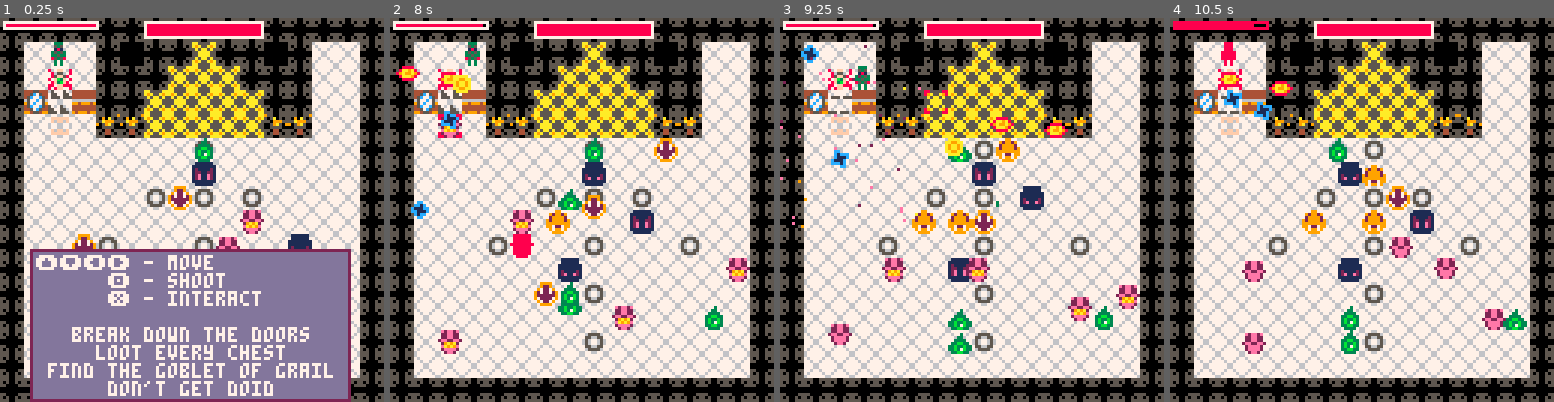
Above: before the commit, frames 1-4 (left to right).
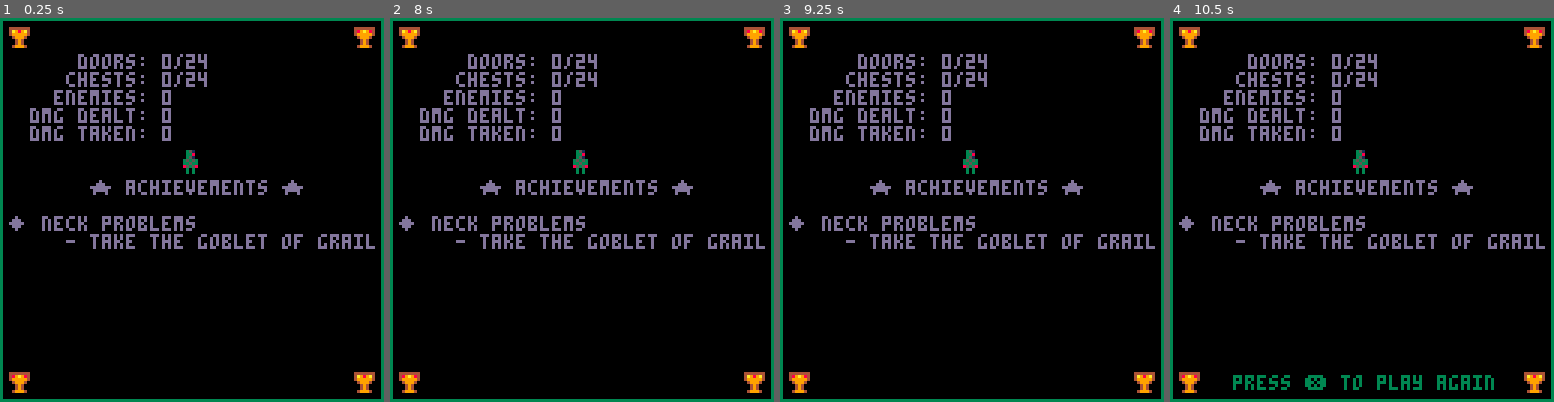
Above: after the commit, the same moments.

Repository: rledford/pico-door
Game: PICO-8 cartridge door.p8
The game is run twice, just before and just after one commit, with the same random seed, the same clock (stepped at 60 frames per second) and the same inputs.
Inputs:
- Up to frame 1 (0.25 s): no input
- Up to frame 2 (8 s): tap X (X key) at 0.33, 1.07, 1.85, 2.97, 4.08, 5.2, 6.32, 7.43 s; tap O (Z key) at 0.7, 1.7, 2.1, 2.5, 2.9, 3.3, 3.7, 4.1, 4.5, 4.9, 5.3, 5.7, 6.1, 6.5, 6.9, 7.3, 7.7 s; hold Right 1.6-2.1 s; hold Up 2.15-2.42 s; hold Right 2.47-3.03 s; hold Left 3.08-3.58 s; hold Down 3.63-3.97 s; hold Right 4.02-4.68 s; hold Up 4.73-5.03 s; hold Left 5.08-5.68 s; hold Down 5.73-6.03 s; hold Right 6.08-6.58 s; hold Right 6.63-7.13 s; hold Up 7.18-7.45 s; hold Right from 7.5 s (still down)
- Up to frame 3 (9.25 s): release Right at 8.07 s; tap O (Z key) at 8.1, 8.5, 8.9 s; hold Left 8.12-8.62 s; tap X (X key) at 8.55 s; hold Down 8.67-9 s; hold Right from 9.05 s (still down)
- Up to frame 4 (10.5 s): tap O (Z key) at 9.3, 9.7, 10.1 s; tap X (X key) at 9.67 s; release Right at 9.72 s; hold Up 9.77-10.07 s; hold Left from 10.12 s (still down)

The runs differ from the first frame. In frame 1, 88% of the frame differs, in the area x 0-100%, y 0-100%; in frame 2, 85%; in frame 3, 85%; in frame 4, 86%.

Commit message:
Add win screen and added stat info text methods.

Diff:
--- a/door.p8
+++ b/door.p8
@@ -188,7 +188,10 @@
 total_doors,
 enemies_destroyed,
 chests_looted,
-total_chests = 0,0,0,0,0
+total_chests,
+total_dmg_dealt,
+total_dmg_taken = 0,0,0,0,0,0,0
+
 
 -- boss --
 ----------
@@ -196,6 +199,8 @@
 has_shown_is_all_powerful_msg = false
 has_started_boss_room = false
 has_spoken_to_moose = false
+did_anger_moose = false
+did_take_the_artifact = true
 has_started_win_sequence = false
 max_boss_hp = 1 --12000
 boss_hp = max_boss_hp
@@ -212,17 +217,18 @@
 	calculate_stat_totals_from_map()
 	start_room_transition(0,0)
 	update_fn = game_update
-	show_toast_message({
-		"⬆️⬇️⬅️➡️ - move",
-		"      🅾️ - shoot",
-		"      ❎ - interact",
-		"",
-		"   break down the doors   ",
-		"     loot every chest     ",
-		" find the goblet of grail ",
-		"      don't get doid      ",
-	}, 750)
-	goto_boss_room()
+	-- show_toast_message({
+	-- 	"⬆️⬇️⬅️➡️ - move",
+	-- 	"      🅾️ - shoot",
+	-- 	"      ❎ - interact",
+	-- 	"",
+	-- 	"   break down the doors   ",
+	-- 	"     loot every chest     ",
+	-- 	" find the goblet of grail ",
+	-- 	"      don't get doid      ",
+	-- }, 750)
+	--goto_boss_room()
+	start_win_sequence()
 end
 
 function calculate_stat_totals_from_map()
@@ -284,7 +290,9 @@
 	-- 	end
 	-- end
 	-- print(tostr(difficulty), 0,16,8)
-	draw_ui()
+	if not has_started_win_sequence then
+		-- draw_ui()
+	end
 end
 
 -- game update --
@@ -343,6 +351,7 @@
 		this.dead = false
 	end,
 	take_damage=function(this, amt)
+		total_dmg_taken += amt
 		if this.dead then
 			return
 		end
@@ -537,13 +546,11 @@
 -------------------
 function show_toast_message(text_list,lifetime,callback)
 	local line_count = count(text_list)
-	local tmp_w,w,h,pad,lifetime = 0,0,line_count * 4,2,lifetime or 600
-	foreach(text_list, function(msg)
-		tmp_w = text_w_px(msg)
-		if tmp_w > w then
-			w = tmp_w
-		end
-	end)
+	local w,h,pad,lifetime =
+	get_total_text_width(text_list), -- w
+	count(text_list) * 4, -- h
+	2, -- pad
+	lifetime or 600 -- lifetime
 	w += pad * 2
 	h += pad * 2 + line_count * 2
 	local toast = {
@@ -746,36 +753,34 @@
 	init=function(this)
 		this.anim,
 		this.can_interact,
-		this.direction,
-		this.spd =
+		this.is_speaking,
+		this.explode_in_anger_timer =
 			make_animation({35,36}, 8), -- animation
 			false, -- can interact
-			{x=1,y=0}, -- direction
-			0.5 -- speed
-		this.is_angry = false
-		this.is_speaking = false
-		this.explode_in_anger_timer = 100
+			false, -- is speaking
+			150 -- explode timer
 	end,
 	update=function(this)
-		if this.is_angry then
+		if did_anger_moose then
 			this.explode_in_anger_timer -= 1
 			if this.explode_in_anger_timer <= 0 then
 				destroy_object(this)
 				for i=0,10 do
 					make_particle_group(this.x, this.y, this.anim.frames[this.anim.current_frame], 500)
 				end
+				mset(pos_to_tile(this.x),pos_to_tile(this.y), FLOOR_TILE)
 				show_toast_message({
 					"         r.i.p.        ",
 					"       mr. mooshe      "
-				},200)
+				},80)
 				return
 			end
 		end
 		this.anim.update()
-		this.can_interact = check_player_can_interact() and not this.is_speaking and not this.is_angry and flr(get_range(this, player)) <= TILE_SIZE
+		this.can_interact = check_player_can_interact() and not this.is_speaking and not did_anger_moose and flr(get_range(this, player)) <= TILE_SIZE
 		if this.can_interact and btnp(k_action) then
-			if has_spoken_to_moose and not this.is_angry then
-				this.is_angry = true
+			if has_spoken_to_moose and not did_anger_moose then
+				did_anger_moose = true
 				show_toast_message({
 					"destroy it or don't!",
 					"<gets unreasonably angry>",
@@ -1215,9 +1220,13 @@
 		ENEMY_GROUP
 	end,
 	update=function(this)
-		this.can_interact = check_player_can_interact() and flr(get_range(this, player)) <= TILE_SIZE
 		this.collidable = has_spoken_to_moose
 		this.targetable = has_spoken_to_moose
+		if not has_started_boss_room then
+			this.can_interact = check_player_can_interact() and flr(get_range(this, player)) <= TILE_SIZE
+		else
+			this.can_interact = check_player_can_interact() and flr(get_range(this, player)) <= TILE_SIZE and has_spoken_to_moose
+		end
 		if this.can_interact and btnp(k_action) then
 			if has_spoken_to_moose then
 				player.can_move = false
@@ -1229,7 +1238,7 @@
 					"     <mrrrrggghllhlhlh>     "
 				},
 				600,
-				start_evil_win_sequence
+				start_win_sequence
 			)
 				return
 			end
@@ -1262,7 +1271,7 @@
 				"          <boom>            "
 			},
 			600,
-			start_good_win_sequence
+			start_win_sequence
 		)
 	end
 }
@@ -1286,18 +1295,67 @@
 }
 
 function show_player_stats_toast()
-	show_toast_message({
+	local msg = {
 		"     health: "..tostr(flr(player.hp)).."/"..tostr(player.max_hp),
 		"     damage: "..tostr(player.projectile_damage),
 		"  fire dist: "..tostr(flr(30/player.projectile_speed/player.projectile_lifetime*30)*8),
 		"  fire rate: "..tostr(30/player.fire_rate).."/sec",
 		"target dist: "..tostr(player.auto_target_radius),
-		" difficulty: "..tostr(difficulty),
+		" difficulty: "..tostr(difficulty), -- remove this once final diff confirmed
 		"- - - - - - - - - - -",
+	}
+	add_each(msg, get_brief_world_stat_text())
+	show_toast_message(msg)
+end
+
+function get_brief_world_stat_text()
+	local stat_text = {
 		"      doors: "..tostr(doors_destroyed).."/"..tostr(total_doors),
 		"     chests: "..tostr(chests_looted).."/"..tostr(total_chests),
 		"    enemies: "..tostr(enemies_destroyed)
-	})
+	}
+
+	return stat_text
+end
+
+function get_win_stat_text()
+	local stat_text = get_brief_world_stat_text()
+	local extra_text = {
+		"  dmg dealt: "..total_dmg_dealt,
+		"  dmg taken: "..total_dmg_taken,
+		"",
+		"",
+		"       ★ achievements ★        ",
+		""
+	}
+	-- add more with add_each(stat_text, rest)
+	if doors_destroyed >= total_doors then
+		add_each(extra_text,{
+			"◆ door reaper",
+			"     - doid, doid, doid..."
+		})
+	end
+	if did_anger_moose then
+		add_each(extra_text,{
+			"◆ annoyer of moose",
+			"     - he 'sploded"
+		})
+	end
+	if did_take_the_artifact then
+		add_each(extra_text,{
+			"◆ neck problems",
+			"     - take the goblet of grail"
+		})
+	else
+		add_each(extra_text,{
+			"◆ no thanks",
+			"     - doid the goblet of grail"
+		})
+	end
+
+	add_each(stat_text,extra_text)
+
+	return stat_text
 end
 
 -- enemy spawn point --
@@ -1513,6 +1571,9 @@
 	obj.take_damage = function(amount)
 		if obj.type.take_damage ~= nil then
 			obj.type.take_damage(obj, amount)
+			if obj.is_enemy then
+				total_dmg_dealt += amount
+			end
 		else
 			obj.hp -= amount
 			if obj.hp <= 0 then
@@ -1904,7 +1965,7 @@
 			elseif tile_type == BOSS_TILE and room.x == 4 and room.y == 3 then
 				init_object(boss_door_type,tx,ty)
 			elseif tile_type == MOOSE_TILE then
-				mset(c,r,FLOOR_TILE)
+				mset(c,r,NO_PASS_FLOOR_TILE)
 				init_object(moose_type,tx,ty)
 			elseif tile_type == MIRROR_TILE then
 				mset(c,r,BLOCK_TILE)
@@ -2036,23 +2097,49 @@
 -- win --
 ---------
 
-function start_good_win_sequence()
+win_window_restart_timer = 100
+win_player_spr = nil
+win_window = {
+	update = function()
+		if win_window_restart_timer > 0 then
+			win_window_restart_timer -= 1
+		end
+		if win_window_restart_timer <= 0 and btnp(k_action) then
+			run()
+		end
+	end,
+	draw = function()
+		local pad,stats_top_offset,text_content,window_rect =
+			2,
+			12,
+			get_win_stat_text(),
+			{left=camera_pos.x, top=camera_pos.y, right=camera_pos.x + 127, bottom=camera_pos.y + 127}
+		rectfill(window_rect.left, window_rect.top, window_rect.right, window_rect.bottom, 0)
+		rect(window_rect.left, window_rect.top, window_rect.right, window_rect.bottom, 3)
+		spr(ARTIFACT_TILE + 1, window_rect.left + pad + 1, window_rect.top + pad + 1)
+		spr(ARTIFACT_TILE, window_rect.right - TILE_SIZE - pad + 1, window_rect.top + pad, 1, 1)
+		spr(ARTIFACT_TILE, window_rect.left + pad + 1, window_rect.bottom - pad * 5)
+		spr(ARTIFACT_TILE + 1, window_rect.right - TILE_SIZE - pad + 1, window_rect.bottom - pad * 5 + 1, 1, 1)
+		spr(win_player_spr, window_rect.left + SCREEN_SIZE/2 - TILE_HALF_SIZE, window_rect.top + 44)
+		for i=1,count(text_content) do
+			print(text_content[i], window_rect.left + pad, window_rect.top + ((4+2) *(i-1)) + stats_top_offset, 13)
+		end
+		if win_window_restart_timer <= 0 then
+			print("press ❎ to play again", window_rect.left + 21, window_rect.bottom - pad * 4, 3)
+		end
+	end
+}
+
+function start_win_sequence()
+	win_player_spr = did_take_the_artifact and 33 or 32
 	has_started_win_sequence = true
-	show_toast_message({"the 'good' win sequence"})
 	update_fn = win_update
-end
-
-function start_evil_win_sequence()
-	has_started_win_sequence = true
-	player.anim = make_animation({33})
-	show_toast_message({"the 'evil' win sequence"})
-	update_fn = win_update
+	window = win_window
 end
 
 function win_update()
-	player.moves = {}
-	if btnp(k_shoot) then
-		run()
+	if window ~= nil then
+		window.update()
 	end
 	foreach(objects,function(obj)
 		if obj ~= player and obj.type.update~=nil then
@@ -2065,6 +2152,24 @@
 
 -- utils --
 -----------
+
+function get_total_text_width(text_list)
+	local tmp_w, w = 0,0
+	foreach(text_list, function(msg)
+		tmp_w = text_w_px(msg)
+		if tmp_w > w then
+			w = tmp_w
+		end
+	end)
+
+	return w
+end
+
+function add_each(list_a, list_b)
+	foreach(list_b, function(item)
+		add(list_a, item)
+	end)
+end
 
 function check_player_can_interact()
 	return window == nil and player ~= nil and not player.dead and not has_started_win_sequence
@@ -2173,9 +2278,9 @@
 0000000000000000500050007f6ff6f77ffffff7c00cccccc00cccccc00000ccc000000c01000110000828000002820000000000000000000ccc1c0000c1cc00
 0000000050005000550055007ffffff7767777670c0cccc00c00ccc00c000cc00c0000c000111000000080000000200000000000000000000000cc00000cc000
 555055505550555055505550677667766776677600cccc0000cccc0000cccc0000cccc0000000000000000000000000000000000000000000000000000000000
-003330000035100067777776f000000ff000000f0002200000022000000110000000a0000ccc000011555511022002200000100000cccc000000000000000000
-0053500000338000867ff768f000000ff000000f002112000021120000001100000600000b11cccc001551002b8228820001d1000ccccbc00099990000aaaa00
-0018100000351000786556780f0000f00f0000f00028e200002e82001000011000e6e000bbb1111c00111100bbb88882011ddd100cccccc0099aa9900aa99aa0
+00333000003510006777777650000005500000050002200000022000000110000000a0000ccc000011555511022002200000100000cccc000000000000000000
+0053500000338000867ff7685000000550000005002112000021120000001100000600000b11cccc001551002b8228820001d1000ccccbc00099990000aaaa00
+00181000003510007865567805000050050000500028e200002e82001000011000e6e000bbb1111c00111100bbb88882011ddd100cccccc0099aa9900aa99aa0
 0353530003535300785ff5870044440000444400025115200251152011011b710eeeee000b11b11c001bb1002b88b8821dbdd1d10cc1cbc009a99a900a9aa9a0
 033533000335330087fb3f780454450000544540021b31200213b120011bbbb10ebbbb20c11bbbc000b11b00288bbb821ddbbdd10cc1cc0009a99a900a9aa9a0
 085358000853580078f3bf8700411440044114000213b120021b3120001bb11002222222c111b1c0055115500288b82001ddd1100cccbc00099aa9900aa99aa0
